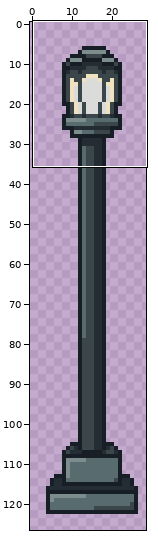
Pixel-art file -- Biogenesis_SNZA/Assets/Sprites/Maps/Props/Farola.aseprite. The first picture is a wide view before the edit; the outline marks the close-up.
Close-up. Before the edit:
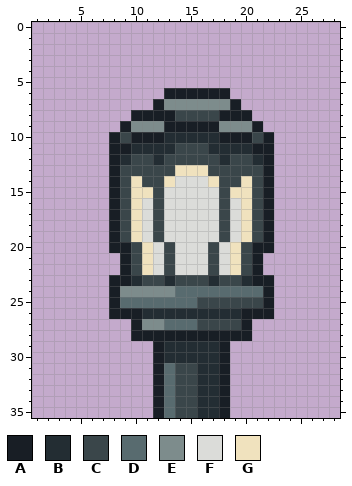
29x129 pixels, 1 frame. Shown: x 1..28, y 0..35. The wide view leaves out empty margins.
Palette (. is transparent): A #181e25  B #232d33  C #3a464a  D #586b6f  E #7d8c8c  F #dbdcd9  G #f0e2be
The result:
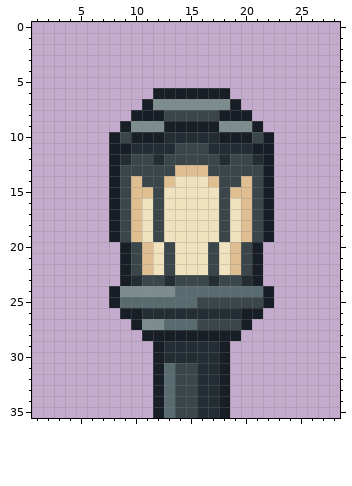
The exact change:
@@ palette @@
-F #dbdcd9
+F #f0e2be
-G #f0e2be
+G #dfbf92
@@ x 9..15 @@
  5 .......
- 6 ....AAA
- 7 ...AEEE
- 8 .AAAACC
+ 6 ...AAAA
+ 7 ..AEEEE
+ 8 .AAACCC
  9 AEEEAAA
@@ x 6..24 @@
 19 ..ACGFCFFFFFCFGCA..
-20 ..AACGFCFFFCFGCAA..
+20 ...ACGFCFFFCFGCA...
 21 ...ACGFCFFFCFGCA...
 22 ...ACGFCFFFCFGCA...
-23 ..AABCCBCCCBCCBAA..
+23 ...ABCCBCCCBCCBA...
 24 ..AEEEEEDDDDDDDDA..
 25 ..ADDDDDDDCCCCCCA..
-26 ..AAABBBBBBBBBAAA..
+26 ...AABBBBBBBBBAA...
 27 ....AEEDDDCCCCA....
-28 ....AAAAAAAAAAA....
+28 .....AAAAAAAAA.....
 29 ......ABBBBBA......
Changed places in both close-ups, as pixel boxes (x1, y1, x2, y2):
changed: (142, 88, 175, 121)
changed: (109, 165, 274, 341)
